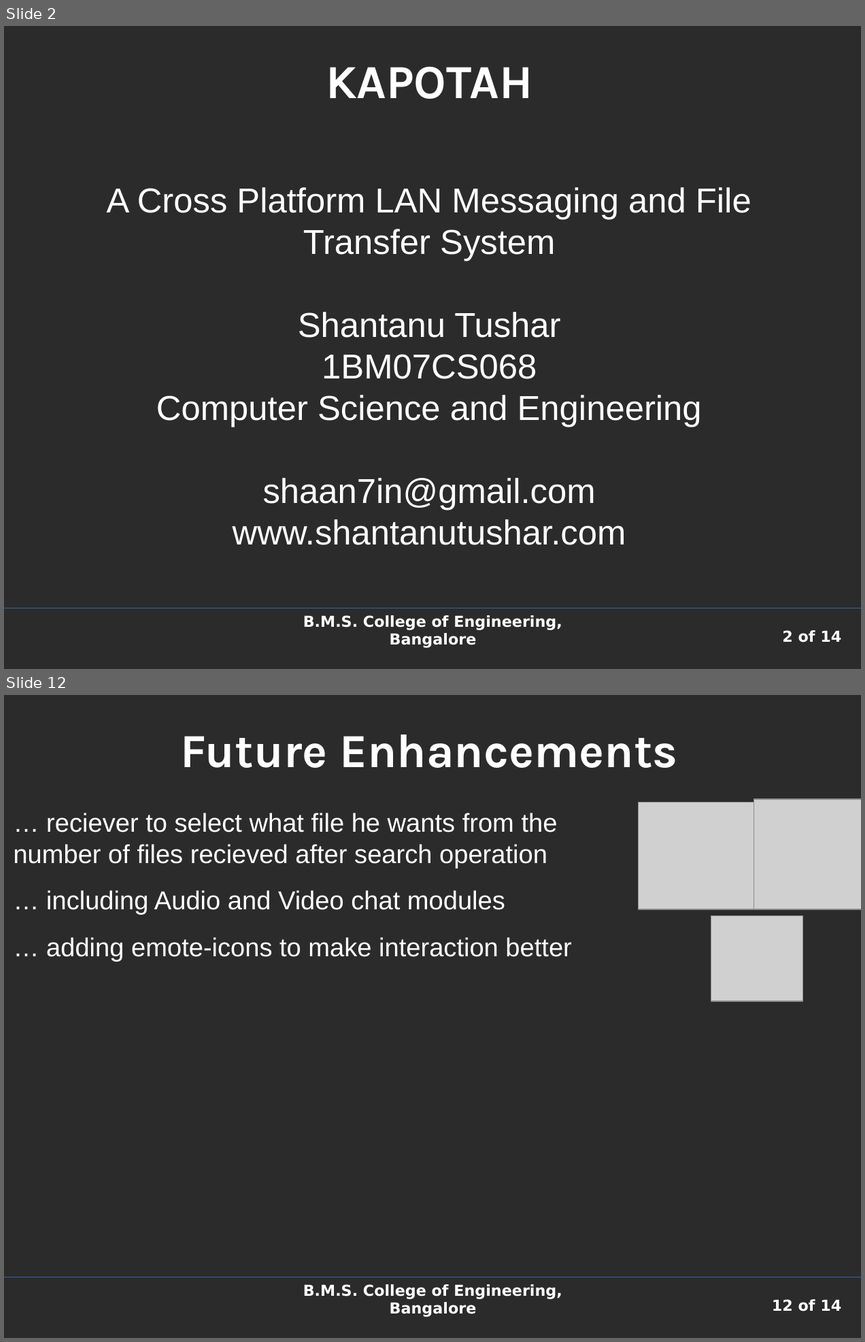
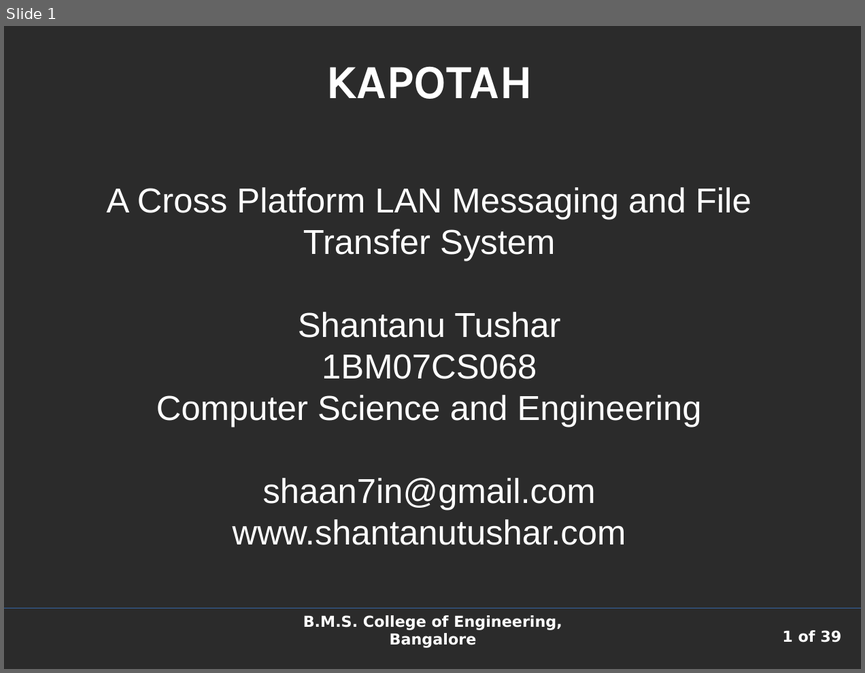
Before and after one commit to shaan7/Kapotah, a slide deck: docs/presentation.odp. Shown one above the other, each under a label of ours: slides 2 and 12 before the commit, slide 1 after it; the slides between them are not shown. The pictures are 865x1342 and 865x673 pixels, drawn with LibreOffice and Linux fonts; fonts in the diff are those of the drawing; grey boxes stand for pictures; background and template pictures are left out; a plain dark background stands for a picture behind light text. Boxes give left, top, right and bottom in pixels: in the first picture for what was removed or moved away, otherwise in the second. Text is boxed around its words. In the diff, an @@ line names an element or a change of style, - is before the commit and + after.

```diff
--- a/docs/presentation.odp
+++ b/docs/presentation.odp
@@ slide 12 removed at box(4, 695, 861, 1338), background picture (left out); not listed: 3 template elements that a slide beside it also shows @@
@@ title removed at box(180, 734, 677, 768) @@
-Future Enhancements
@@ text removed at box(14, 813, 571, 962) @@
-… reciever to select what file he wants from the number of files recieved after search operation
-… including Audio and Video chat modules
-… adding emote-icons to make interaction better
@@ picture removed at box(638, 802, 754, 910) @@
@@ picture removed at box(754, 799, 861, 910) @@
@@ picture removed at box(711, 916, 802, 1001) @@
@@ what was slide 2 is now slide 1 @@
@@ page number at box(782, 630, 841, 642): text changed @@
-2 of 14
+1 of 39
```
Also in this commit, not shown: 7 slides changed, 31 slides added, 5 other slides removed.
